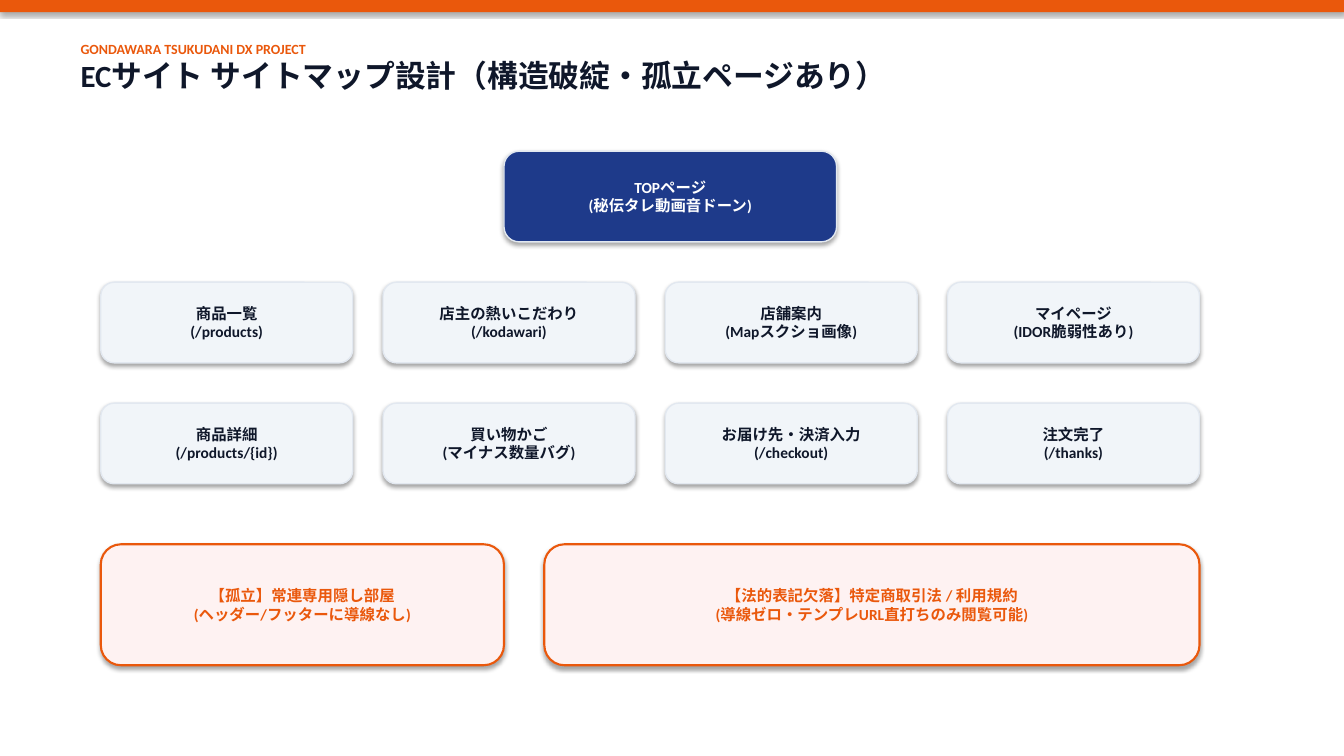
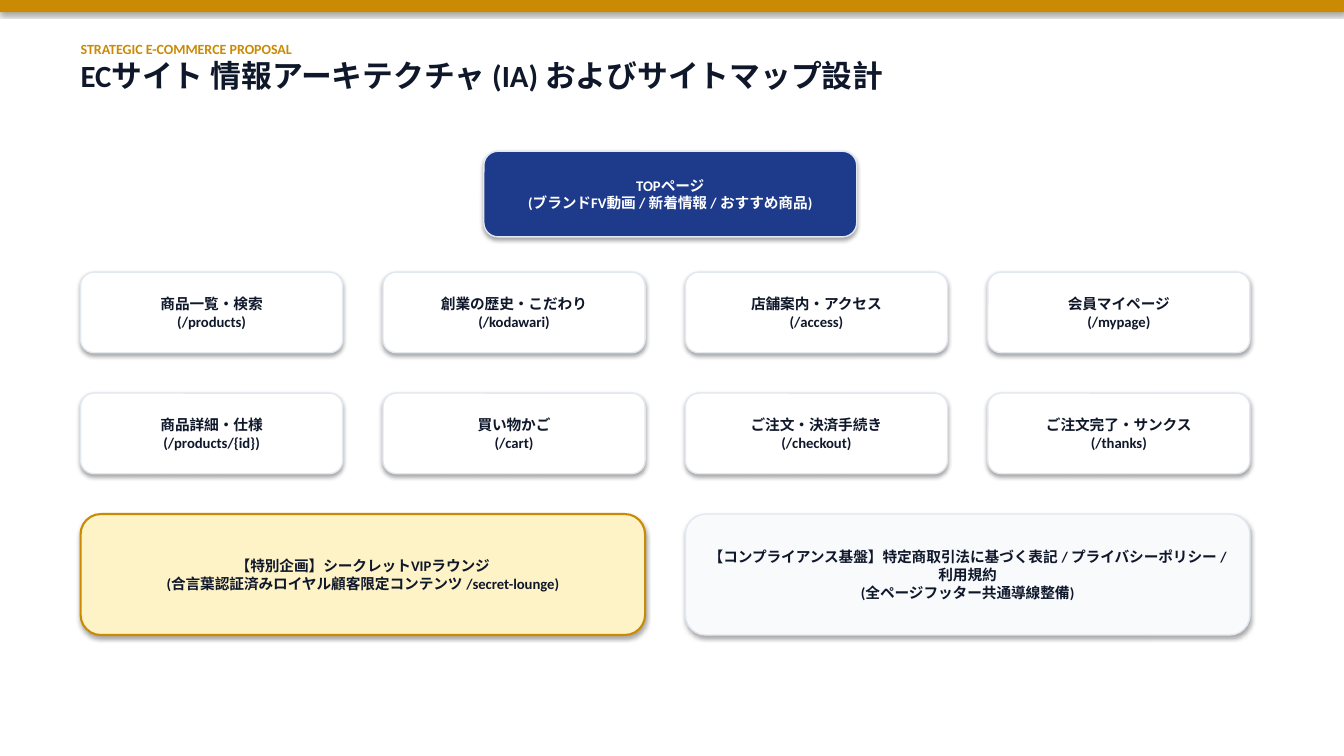
Before and after one commit to umberbyte/gondawaraStore, a slide deck: slide 5 of docs/planning/gondawara_dx_proposal.pptx. Drawn at 1344x756 pixels with LibreOffice and Linux fonts; fonts in the diff are those of the drawing. Boxes give left, top, right and bottom in pixels: in the first picture for what was removed or moved away, otherwise in the second. Text is boxed around its words. In the diff, an @@ line names an element or a change of style, - is before the commit and + after.

Commit message:
feat: 企画書を顧客提示用（建前）と社内メモ用（本音）の二系統に再編
- 顧客提示用 (gondawara_dx_proposal.pptx / presentation.html): 企画側の拡大解釈・OWASP/インボイス準拠のまともな設計・絶妙に破綻するアジャイルスケジュール
- 社内検討用 (gondawara_dx_internal_memo.pptx / internal_presentation.html): 店主の居酒屋生声と手抜き方針メモ
- 三層構造（建前・本音・現実）の教育的意義を EDUCATIONAL_DESIGN.md と README.md に追記

```diff
--- a/docs/planning/gondawara_dx_proposal.pptx
+++ b/docs/planning/gondawara_dx_proposal.pptx
@@ rectangle at (x1=0, y1=0, x2=1344, y2=12): fill #EA580C to #CA8A04 @@
@@ text at (x1=81, y1=44, x2=883, y2=92): text changed; size 10 to 22 pt; text colour #EA580C to #0F172A @@
-GONDAWARA TSUKUDANI DX PROJECT
-ECサイト サイトマップ設計（構造破綻・孤立ページあり）
+STRATEGIC E-COMMERCE PROPOSAL
+ECサイト 情報アーキテクチャ (IA) およびサイトマップ設計
@@ rounded rectangle "TOPページ (ブランドFV動画 / 新着情報 / ..." resized from (x1=504, y1=151, x2=837, y2=242) to (x1=484, y1=151, x2=857, y2=237) @@
@@ text in rounded rectangle at (x1=528, y1=179, x2=812, y2=213): text changed; size 11 to 10.5 pt @@
-TOPページ
-(秘伝タレ動画音ドーン)
+TOPページ
+(ブランドFV動画 / 新着情報 / おすすめ商品)
@@ rounded rectangle "商品一覧・検索 (/products)" resized from (x1=101, y1=282, x2=353, y2=363) to (x1=81, y1=272, x2=343, y2=353) @@
@@ text in rounded rectangle at (x1=160, y1=296, x2=262, y2=330): text changed; size 11 to 10.5 pt @@
-商品一覧
-(/products)
+商品一覧・検索
+(/products)
@@ rounded rectangle "創業の歴史・こだわり (/kodawari)" resized from (x1=383, y1=282, x2=635, y2=363) to (x1=383, y1=272, x2=645, y2=353) @@
@@ text in rounded rectangle at (x1=441, y1=296, x2=587, y2=329): text changed; size 11 to 10.5 pt @@
-店主の熱いこだわり
-(/kodawari)
+創業の歴史・こだわり
+(/kodawari)
@@ rounded rectangle "店舗案内・アクセス (/access)" resized from (x1=665, y1=282, x2=918, y2=363) to (x1=686, y1=272, x2=948, y2=353) @@
@@ text in rounded rectangle at (x1=751, y1=296, x2=882, y2=329): text changed; size 11 to 10.5 pt @@
-店舗案内
-(Mapスクショ画像)
+店舗案内・アクセス
+(/access)
@@ rounded rectangle "会員マイページ (/mypage)" resized from (x1=948, y1=282, x2=1200, y2=363) to (x1=988, y1=272, x2=1250, y2=353) @@
@@ text in rounded rectangle at (x1=1068, y1=296, x2=1170, y2=330): text changed; size 11 to 10.5 pt @@
-マイページ
-(IDOR脆弱性あり)
+会員マイページ
+(/mypage)
@@ rounded rectangle "商品詳細・仕様 (/products/{id})" resized from (x1=101, y1=403, x2=353, y2=484) to (x1=81, y1=393, x2=343, y2=474) @@
@@ text in rounded rectangle at (x1=160, y1=417, x2=262, y2=451): text changed; size 11 to 10.5 pt @@
-商品詳細
-(/products/{id})
+商品詳細・仕様
+(/products/{id})
@@ rounded rectangle "買い物かご (/cart)" resized from (x1=383, y1=403, x2=635, y2=484) to (x1=383, y1=393, x2=645, y2=474) @@
@@ text in rounded rectangle at (x1=478, y1=417, x2=551, y2=450): text changed; size 11 to 10.5 pt @@
-買い物かご
-(マイナス数量バグ)
+買い物かご
+(/cart)
@@ fill #F1F5F9 to #FFFFFF in 8 elements at (x1=81, y1=393, x2=343, y2=474), (x1=81, y1=272, x2=343, y2=353), (x1=988, y1=272, x2=1250, y2=353), (x1=988, y1=393, x2=1250, y2=474), (x1=383, y1=272, x2=645, y2=353), (x1=383, y1=393, x2=645, y2=474), (x1=686, y1=272, x2=948, y2=353), (x1=686, y1=393, x2=948, y2=474) @@
@@ rounded rectangle "ご注文・決済手続き (/checkout)" resized from (x1=665, y1=403, x2=918, y2=484) to (x1=686, y1=393, x2=948, y2=474) @@
@@ text in rounded rectangle at (x1=751, y1=417, x2=882, y2=450): text changed; size 11 to 10.5 pt @@
-お届け先・決済入力
-(/checkout)
+ご注文・決済手続き
+(/checkout)
@@ rounded rectangle "ご注文完了・サンクス (/thanks)" resized from (x1=948, y1=403, x2=1200, y2=484) to (x1=988, y1=393, x2=1250, y2=474) @@
@@ text in rounded rectangle at (x1=1046, y1=417, x2=1192, y2=450): text changed; size 11 to 10.5 pt @@
-注文完了
-(/thanks)
+ご注文完了・サンクス
+(/thanks)
@@ rounded rectangle "【特別企画】シークレットVIPラウンジ (合言葉認証済みロイヤル顧客限定コンテンツ /secret-lounge)" resized from (x1=101, y1=544, x2=504, y2=665) to (x1=81, y1=514, x2=645, y2=635) @@
@@ rounded rectangle "【特別企画】シークレットVIPラウンジ (合言葉認証済みロイヤル顧客限定コンテンツ /secret-lounge)" at (x1=81, y1=514, x2=645, y2=635): fill #FEF2F2 to #FEF3C7; outline #EA580C 1.5 pt to #CA8A04 1.5 pt @@
@@ rounded rectangle "【コンプライアンス基盤】特定商取引法に基づく表記 / プライバシーポリシー / 利用規約 ..." resized from (x1=544, y1=544, x2=1200, y2=665) to (x1=686, y1=514, x2=1250, y2=635) @@
@@ rounded rectangle "【コンプライアンス基盤】特定商取引法に基づく表記 / プライバシーポリシー / 利用規約 ..." at (x1=686, y1=514, x2=1250, y2=635): fill #FEF2F2 to #F8FAFC; outline #EA580C 1.5 pt to #E2E8F0 1 pt @@
@@ text in rounded rectangle at (x1=167, y1=558, x2=559, y2=592): text changed; size 11 to 10.5 pt; text colour #EA580C to #0F172A @@
-【孤立】常連専用隠し部屋
-(ヘッダー/フッターに導線なし)
+【特別企画】シークレットVIPラウンジ
+(合言葉認証済みロイヤル顧客限定コンテンツ /secret-lounge)
@@ text in rounded rectangle at (x1=709, y1=549, x2=1217, y2=600): text changed; size 11 to 10.5 pt; text colour #EA580C to #0F172A @@
-【法的表記欠落】特定商取引法 / 利用規約
-(導線ゼロ・テンプレURL直打ちのみ閲覧可能)
+【コンプライアンス基盤】特定商取引法に基づく表記 / プライバシーポリシー / 利用規約
+(全ページフッター共通導線整備)
```
Also in this commit, not shown: 4 other slides changed, 1 slide added, 1 slide removed, 7 other files.
